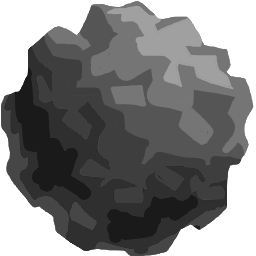
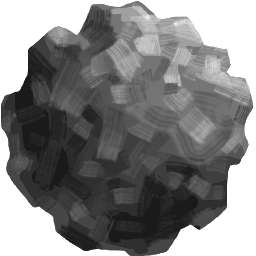
Layer changes from the first 256 x 256 image to the second:
added layer "Detail" above "Base" over (1, 2, 253, 251)
renamed "Paint Layer 2" to "Base", painted on it over (1, 2, 253, 251)
